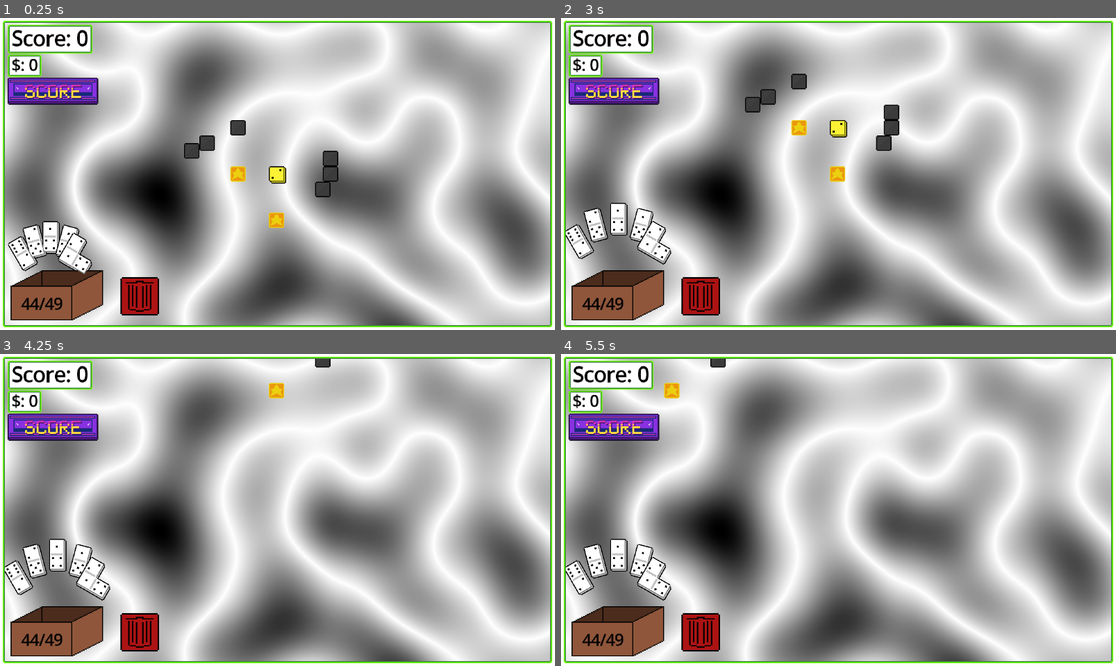
Above: before the commit, frames 1-4 (two rows, left to right).
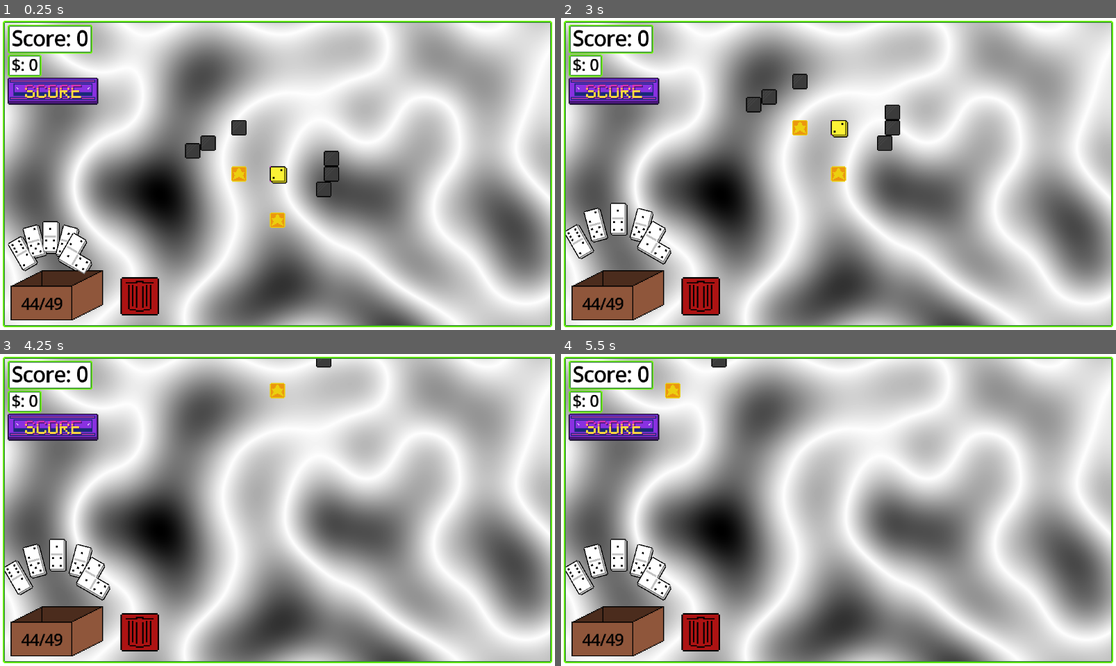
Above: after the commit, the same moments.

Repository: Ghoose1/GFPGame
Game: Godot game, scene res://scenes/scene.tscn
The game is run twice, just before and just after one commit, with the same random seed, the same clock (stepped at 60 frames per second) and the same inputs.
Inputs (mouse positions are in pixels of both pictures, inside the frame that each line leads up to):
- Up to frame 1 (0.25 s): no input
- Up to frame 2 (3 s): click (616, 89) at 0.5 s; click (616, 89) at 1.25 s; click (616, 89) at 2 s; tap Enter at 2.75 s; move the mouse to (960, 158) at 2.77 s; hold S (Camera_Down) from 2.78 s (still down); click (960, 158) at 2.92 s
- Up to frame 3 (4.25 s): release S (Camera_Down) at 3.5 s; drag from (166, 525) to (249, 572) at 3.52 s
- Up to frame 4 (5.5 s): tap Space (Start Score) at 4.25 s; move the mouse to (894, 441) at 4.27 s; hold D (Camera_Right) 4.28-5 s; click (894, 441) at 4.42 s; drag from (810, 572) to (672, 463) at 5.02 s

The runs differ from the first frame. In frame 1, 0.4% of the frame differs, in the area x 33-62%, y 32-68%; in frame 2, 0.4%, in the area x 33-62%, y 17-53%; in frame 3, less than 0.1%; in frame 4, less than 0.1%.

Commit message:
connection points dont show when the domino cant connect to them

Diff:
--- a/Dominos/domino.gd
+++ b/Dominos/domino.gd
@@ -123,10 +123,15 @@
 		return
 
 	# different colours for different connection sides
-	const colours := [ Color.RED, Color.GREEN, Color.BLUE, Color.YELLOW ]
 	for point in connection_points:
 		if not point.enabled: continue
-		draw_rect(Rect2(point.position.rotated(0) - Vector2(7, 7), Vector2(14, 14)), colours[point.direction], false, 1, false)
+		var flag := false
+		for held_point in Globals.player.held_domino.connection_points:
+			if Face.can_faces_connect(point.faces, held_point.faces):
+				flag = true
+		if !flag:
+			continue
+		draw_rect(Rect2(point.position.rotated(0) - Vector2(7, 7), Vector2(14, 14)), Color.HOT_PINK, false, 1, false)
 
 ## Gets the tile cords that this domino is placed over
 func get_tilemap_cords() -> Array[Vector2i]:
@@ -261,7 +266,7 @@
 ## Update our data to connect to another domino
 func connect_to(other : Domino, connection : ConnectionPoint) -> void:
 	connected_dominos.append(other)
-	connection_points[connection_points.find_custom(func(p): return p.direction == connection.direction)].enabled = false
+	connection_points[connection_points.find_custom(func(p : ConnectionPoint) -> bool: return p.direction == connection.direction)].enabled = false
 
 ## Place the domino on the board
 ## This needs to take care of calling connection logic for both this domino and the connecting domino
--- a/scenes/scene.tscn
+++ b/scenes/scene.tscn
@@ -16,8 +16,11 @@
 
 [node name="UILayer" parent="Player" unique_id=1594262151 instance=ExtResource("3_t7and")]
 
+[node name="Control" parent="Player/UILayer/Container" parent_id_path=PackedInt32Array(1594262151, 1824098264) index="0" unique_id=1810062443]
+metadata/_edit_use_anchors_ = true
+
 [node name="Camera2D" parent="Player" unique_id=2054708085 instance=ExtResource("2_gjmho")]
-position = Vector2(313, 64)
+position = Vector2(312, 64)
 
 [node name="Board" type="Node2D" parent="." unique_id=683059575]
 script = ExtResource("2_5fb3c")
@@ -29,7 +32,6 @@
 tile_set = ExtResource("3_5fb3c")
 
 [node name="DominoTiles" type="TileMapLayer" parent="Board" unique_id=346143877]
-visible = false
 z_index = -1
 texture_filter = 3
 tile_map_data = PackedByteArray("AAAmAAcAAQAAAAAAAAAmAAgAAQAAAAAAAAAnAAgAAQAAAAAAAAAnAAcAAQAAAAAAAAA=")
--- a/scripts/connection_point.gd
+++ b/scripts/connection_point.gd
@@ -59,7 +59,8 @@
 		return
 
 	var domino := get_parent().get_parent() as Domino
-	draw_rect(Rect2(global_position.rotated(domino.global_rotation) + Vector2(-7.5, -7.5) - position, Vector2(15, 15)), Color.HOT_PINK, false, 1)
+	const colours := [ Color.RED, Color.GREEN, Color.BLUE, Color.YELLOW ]
+	draw_rect(Rect2(domino.position + position.rotated(domino.global_rotation) + Vector2(-7.5, -7.5) - position, Vector2(15, 15)), colours[direction], false, 1)
 
 func _process(_delta: float) -> void:
 	if Engine.is_editor_hint():
